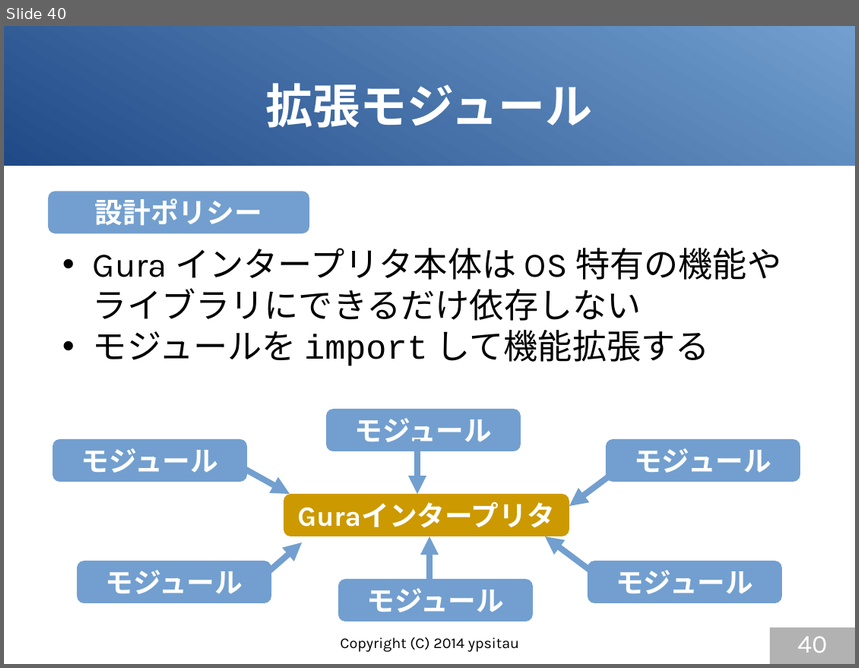
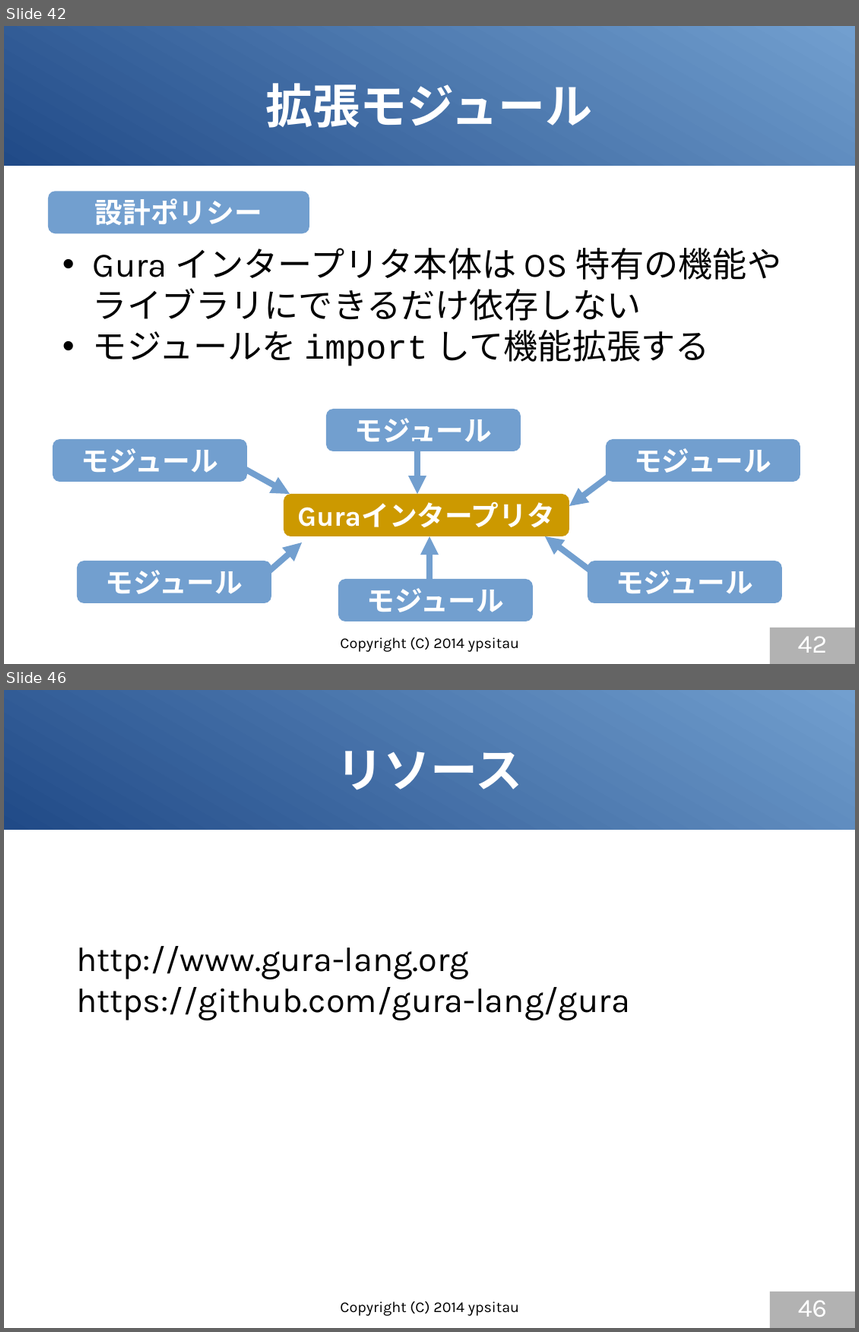
Before and after one commit to gura-lang/gura-doc, a slide deck: presentation/gura-introduction.odp. Shown one above the other, each under a label of ours: slide 40 before the commit, slides 42 and 46 after it; the slides between them are not shown. The pictures are 859x668 and 859x1332 pixels, drawn with LibreOffice and Linux fonts; fonts in the diff are those of the drawing. Boxes give left, top, right and bottom in pixels: in the first picture for what was removed or moved away, otherwise in the second. Text is boxed around its words. In the diff, an @@ line names an element or a change of style, - is before the commit and + after.

```diff
--- a/presentation/gura-introduction.odp
+++ b/presentation/gura-introduction.odp
@@ slide 46 added at <box>4,690,855,1328</box>, background #FFFFFF; not listed: 1 template element that a slide beside it also shows @@
@@ title added at <box>336,751,522,790</box>, 44 pt, text #FFFFFF, bold @@
+リソース
@@ text added at <box>76,946,630,1021</box>, 32 pt, text #000000 @@
+http://www.gura-lang.org
+https://github.com/gura-lang/gura
@@ text added at <box>340,1302,519,1316</box>, 14 pt, text #000000 @@
+Copyright (C) 2014 ypsitau
@@ page number added at <box>770,1293,855,1328</box>, fill #B2B2B2, 24 pt, text #FFFFFF @@
+46
@@ what was slide 40 is now slide 42 @@
@@ page number at <box>798,636,827,653</box>: text changed @@
-40
+42
```
Also in this commit, not shown: 7 slides changed, 2 other slides added.
